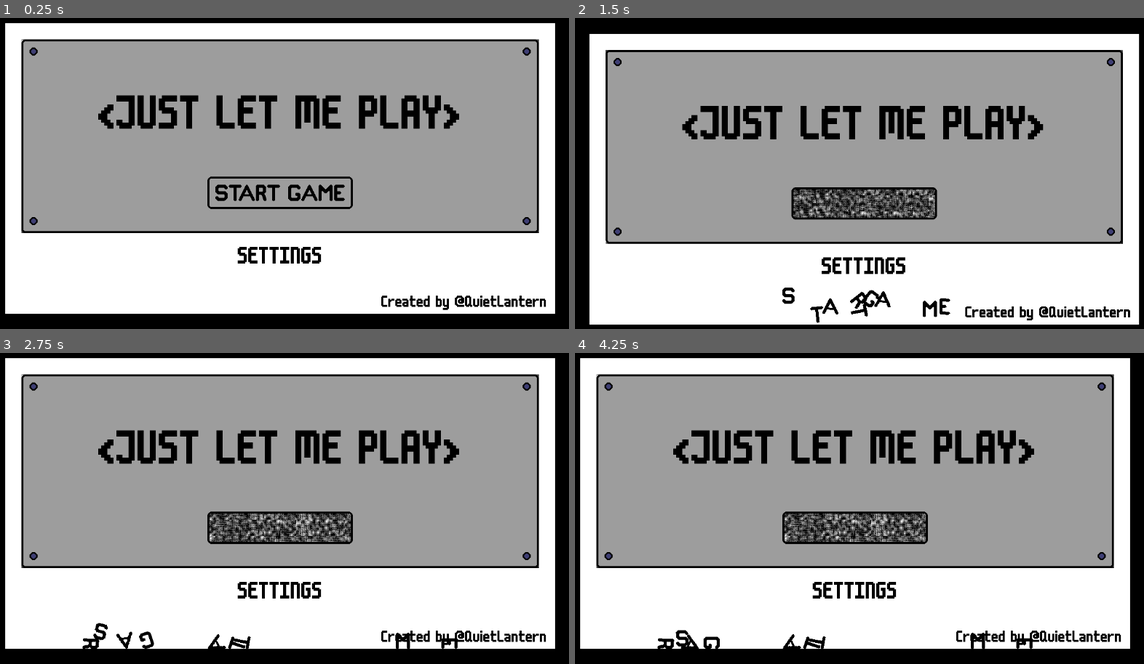
Above: before the commit, frames 1-4 (two rows, left to right).
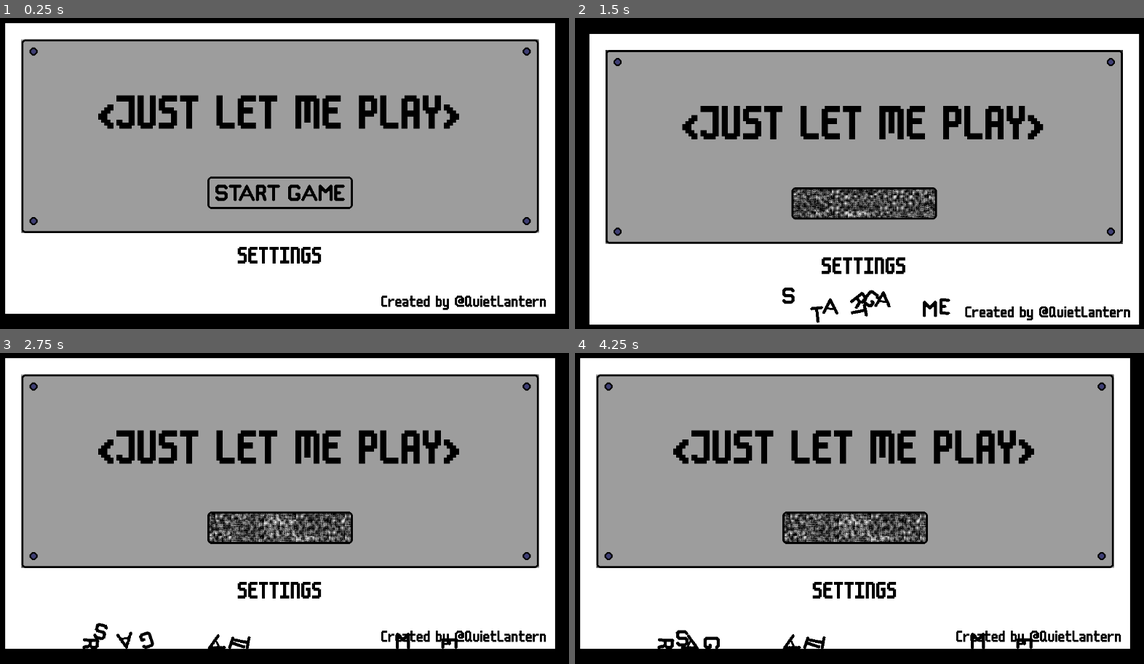
Above: after the commit, the same moments.

Repository: conor-wilson/secret-sapphire
Game: Godot game, scene res://scenes/main.tscn
Same seed, same stepped clock (60 frames per second), same inputs: the game is played once before the commit and once after it.
Inputs (mouse positions are in pixels of both pictures, inside the frame that each line leads up to):
- Up to frame 1 (0.25 s): no input
- Up to frame 2 (1.5 s): tap Enter at 0.5 s; move the mouse to (853, 192) at 0.52 s; click (853, 192) at 0.6 s; move the mouse to (740, 185) at 1.27 s; click (740, 185) at 1.35 s
- Up to frame 3 (2.75 s): move the mouse to (335, 433) at 2.02 s; click (335, 433) at 2.1 s
- Up to frame 4 (4.25 s): move the mouse to (825, 570) at 2.77 s; click (825, 570) at 2.85 s; move the mouse to (1030, 555) at 3.52 s; click (1030, 555) at 3.6 s

The runs differ from the first frame. In frame 1, less than 0.1% of the frame differs, in the area x 3-95%, y 6-70%; in frame 2, 1.4%; in frame 3, 1.5%; in frame 4, 1.5%.

Commit message:
Added screwdriver detatchment animation

Diff:
--- a/let-me-play/scenes/breakable_element.gd
+++ b/let-me-play/scenes/breakable_element.gd
@@ -1,7 +1,7 @@
 extends RigidBody2D
 
 signal click
-signal collision
+signal smash
 
 # Called when the node enters the scene tree for the first time.
 func _ready() -> void:
@@ -18,5 +18,5 @@
 	apply_impulse(Vector2(0,-200), Vector2(randf_range(-25,25),0))
 
 func _on_body_entered(body: Node) -> void:
-	collision.emit()
+	smash.emit()
 	queue_free()
--- a/let-me-play/scenes/main_menu.gd
+++ b/let-me-play/scenes/main_menu.gd
@@ -4,7 +4,7 @@
 signal shake_screen(strength:float, fade:float)
 signal start_button_exploded
 
-func _on_start_button_collision() -> void:
+func _on_start_button_smash() -> void:
 	for letter in $Letters.get_children():
 		letter.spawn()
 	start_button_exploded.emit()
--- a/let-me-play/scenes/main_menu.tscn
+++ b/let-me-play/scenes/main_menu.tscn
@@ -161,4 +161,4 @@
 
 [connection signal="pressed" from="MarginContainer/VBoxContainer/MarginContainer/CenterContainer/SettingsButton" to="." method="_on_settings_button_pressed"]
 [connection signal="click" from="StartButton" to="." method="_on_start_button_click"]
-[connection signal="collision" from="StartButton" to="." method="_on_start_button_collision"]
+[connection signal="smash" from="StartButton" to="." method="_on_start_button_smash"]
--- a/let-me-play/scenes/settings_menu.gd
+++ b/let-me-play/scenes/settings_menu.gd
@@ -48,10 +48,14 @@
 func _on_button_pressed() -> void:
 	back_pressed.emit()
 
-
 func _on_settings_icon_input_event(viewport: Node, event: InputEvent, shape_idx: int) -> void:
 	if event.is_pressed() && event.is_action("click"):
 		print("WRENCH CLICKED")
 		CursorManager.set_mouse_cursor(CursorManager.WRENCH)
-		$SettingsIcon/Sprite2D.frame = 1
+		$InteractiveElements/SettingsIcon/Sprite2D.frame = 3
+		$InteractiveElements/Screwdriver.detatch()
 		shake_screen.emit(5, 10)
+
+
+func _on_screwdriver_smash() -> void:
+	shake_screen.emit(10,5)
--- a/let-me-play/scenes/settings_menu.tscn
+++ b/let-me-play/scenes/settings_menu.tscn
@@ -1,10 +1,12 @@
-[gd_scene load_steps=9 format=4 uid="uid://cfjp23jay1xyw"]
+[gd_scene load_steps=12 format=4 uid="uid://cfjp23jay1xyw"]
 
 [ext_resource type="Script" path="res://scenes/settings_menu.gd" id="1_g011e"]
 [ext_resource type="TileSet" uid="uid://b35s45rp0yrck" path="res://scenes/menu_tile_set.tres" id="1_g236m"]
 [ext_resource type="FontFile" uid="uid://bckbkknmti08k" path="res://assets/fonts/m6x11.ttf" id="2_ityvj"]
 [ext_resource type="Theme" uid="uid://fqhlidlvqsyl" path="res://assets/fonts/menu_buttons.tres" id="4_558x5"]
 [ext_resource type="Texture2D" uid="uid://diq05b766rpol" path="res://assets/art/SettingsIcon-Sheet.png" id="5_78cxs"]
+[ext_resource type="PackedScene" uid="uid://b7pp5suyru2lf" path="res://scenes/breakable_element.tscn" id="6_447go"]
+[ext_resource type="Texture2D" uid="uid://q1bluytg0n3h" path="res://assets/art/ScrewDriver.png" id="7_lbls2"]
 
 [sub_resource type="LabelSettings" id="LabelSettings_3h1cu"]
 font = ExtResource("2_ityvj")
@@ -16,6 +18,10 @@
 [sub_resource type="CapsuleShape2D" id="CapsuleShape2D_rx223"]
 radius = 6.0104
 height = 39.598
+
+[sub_resource type="CapsuleShape2D" id="CapsuleShape2D_sygk3"]
+radius = 9.19238
+height = 79.196
 
 [node name="SettingsMenu" type="Node2D"]
 script = ExtResource("1_g011e")
@@ -141,17 +147,31 @@
 horizontal_alignment = 2
 vertical_alignment = 2
 
-[node name="SettingsIcon" type="Area2D" parent="."]
+[node name="InteractiveElements" type="Node2D" parent="."]
+
+[node name="SettingsIcon" type="Area2D" parent="InteractiveElements"]
 position = Vector2(391, 179)
 scale = Vector2(2, 2)
 
-[node name="Sprite2D" type="Sprite2D" parent="SettingsIcon"]
+[node name="Sprite2D" type="Sprite2D" parent="InteractiveElements/SettingsIcon"]
 texture = ExtResource("5_78cxs")
 hframes = 4
 
-[node name="CollisionShape2D" type="CollisionShape2D" parent="SettingsIcon"]
+[node name="CollisionShape2D" type="CollisionShape2D" parent="InteractiveElements/SettingsIcon"]
 rotation = -0.785397
 shape = SubResource("CapsuleShape2D_rx223")
+
+[node name="Screwdriver" parent="InteractiveElements" instance=ExtResource("6_447go")]
+position = Vector2(391, 179)
+metadata/_edit_group_ = true
+
+[node name="Sprite2D" type="Sprite2D" parent="InteractiveElements/Screwdriver"]
+scale = Vector2(2, 2)
+texture = ExtResource("7_lbls2")
+
+[node name="CollisionShape2D" type="CollisionShape2D" parent="InteractiveElements/Screwdriver"]
+rotation = 0.785397
+shape = SubResource("CapsuleShape2D_sygk3")
 
 [node name="DialogueMarkers" type="Node2D" parent="."]
 
@@ -162,4 +182,5 @@
 [connection signal="text_submitted" from="CenterContainer/MarginContainer/VBoxContainer/UsernameBox" to="." method="_on_username_box_text_submitted"]
 [connection signal="text_submitted" from="CenterContainer/MarginContainer/VBoxContainer/PasswordBox" to="." method="_on_password_box_text_submitted"]
 [connection signal="pressed" from="BackButton" to="." method="_on_button_pressed"]
-[connection signal="input_event" from="SettingsIcon" to="." method="_on_settings_icon_input_event"]
+[connection signal="input_event" from="InteractiveElements/SettingsIcon" to="." method="_on_settings_icon_input_event"]
+[connection signal="smash" from="InteractiveElements/Screwdriver" to="." method="_on_screwdriver_smash"]
Binary file added: let-me-play/assets/art/ScrewDriver.png
Not shown, added: let-me-play/assets/art/ScrewDriver.png.import
Not shown, added: aseprite/ScrewDriver.aseprite
